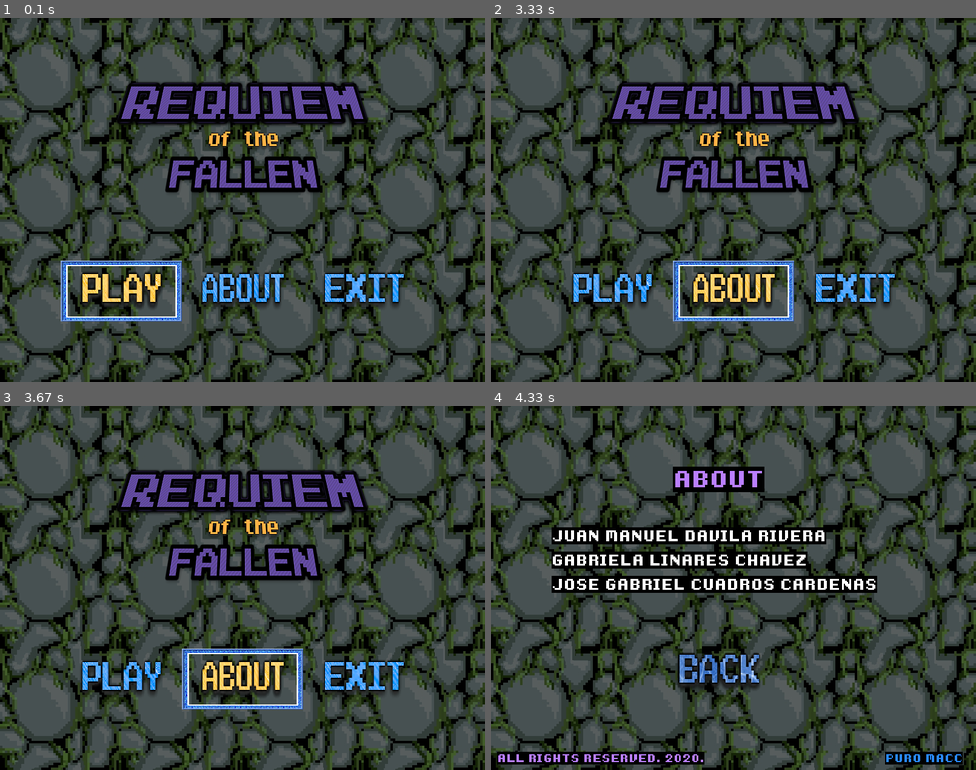
Above: before the commit, frames 1-4 (two rows, left to right).
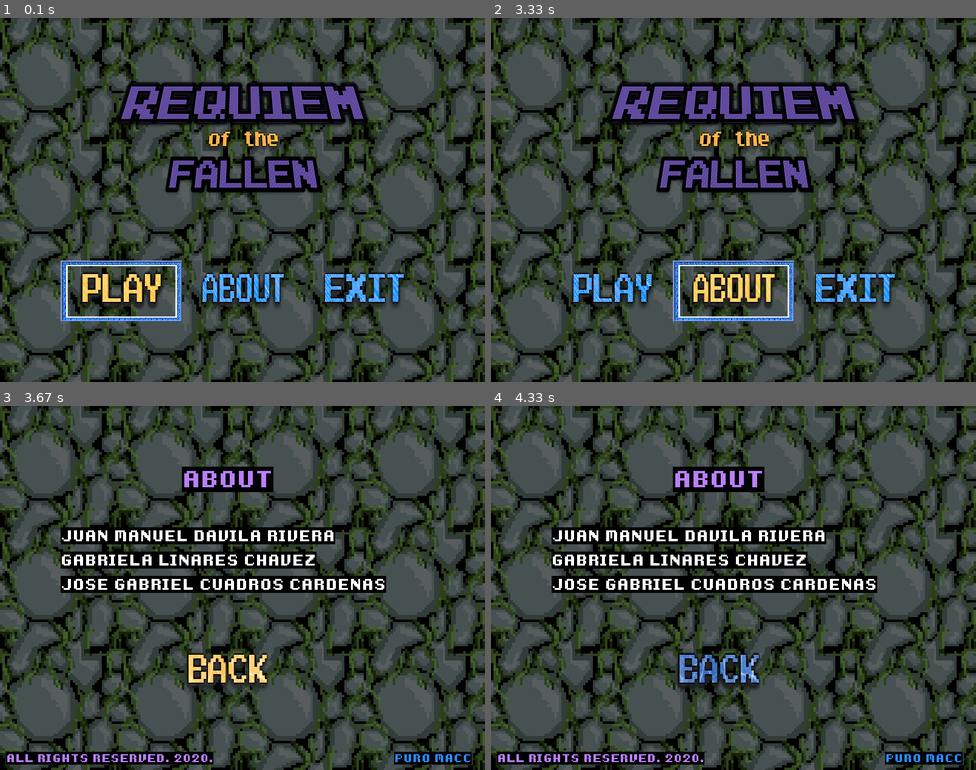
Above: after the commit, the same moments.

Repository: Gabo-TheCreator/MACC_ProyectoProgramacion2020-1
Game: pygame game, started from REQUIEM OF THE FALLEN/main.py
The game is run twice, just before and just after one commit, with the same random seed, the same clock (stepped at 60 frames per second) and the same inputs.
Inputs:
- Up to frame 1 (0.1 s): no input
- Up to frame 2 (3.33 s): hold Right 0.33-0.8 s; hold Right 0.83-1.38 s; hold Left 1.42-2.05 s; hold Left 2.08-2.75 s; hold Right from 2.78 s (still down)
- Up to frame 3 (3.67 s): release Right at 3.47 s; tap Enter at 3.5 s
- Up to frame 4 (4.33 s): tap Enter at 4.3 s

Frames 1-2 are identical in both runs. In frame 3, 20% of the frame differs, in the area x 1-98%, y 16-99%; in frame 4, nothing differs.

Commit message:
Fixes
>Makes a direct route into the main menu

Diff:
--- a/REQUIEM OF THE FALLEN/MainManager.py
+++ b/REQUIEM OF THE FALLEN/MainManager.py
@@ -40,10 +40,6 @@
 
     def startGameSession(self):
         while self.session:
-            event = pygame.event.wait()
-            if event.type == pygame.QUIT:
-                self.finishGameSession()
-
             thisState = self.screenState
             thisWindow = self.screen
             screens = Enums.Screens
--- a/REQUIEM OF THE FALLEN/about.py
+++ b/REQUIEM OF THE FALLEN/about.py
@@ -23,29 +23,30 @@
 
     def loadView(self):
         # Initialize
+
+        self.screen.blit(self.common.bg_tit, (0, 0))
+
+        drawText(self.screen, "ABOUT", (300, 100), self.cons.colors.lightPurple, self.cons.colors.trasparent, 60, 2, Enums.TextAnimations.typewriter)
+        drawText(self.screen, "JUAN MANUEL DAVILA RIVERA", (100, 200), self.cons.colors.white, self.cons.colors.trasparent, 40, 1, Enums.TextAnimations.typewriter)
+        drawText(self.screen, "GABRIELA LINARES CHAVEZ", (100, 240), self.cons.colors.white, self.cons.colors.trasparent, 40, 1, Enums.TextAnimations.typewriter)
+        drawText(self.screen, "JOSE GABRIEL CUADROS CARDENAS", (100, 280), self.cons.colors.white, self.cons.colors.trasparent, 40, 1, Enums.TextAnimations.typewriter)
+        drawText(self.screen, "ALL RIGHTS RESERVED. 2020.", (10, 570), self.cons.colors.lightPurple, self.cons.colors.trasparent, 30, 1, Enums.TextAnimations.none)
+        drawText(self.screen, "PURO MACC", (650, 570), self.cons.colors.cyan, self.cons.colors.trasparent, 30, 1, Enums.TextAnimations.none)
+        self.screen.blit(Common.BACK_s, (300, 400))
+        pygame.display.update()
+
+        # Clear all the queued elements that were loaded in the mean while the text was getting drawed
+        pygame.event.clear()
+
+
         while True:
-            self.screen.blit(self.common.bg_tit, (0, 0))
-
-            drawText(self.screen, "ABOUT", (300, 100), self.cons.colors.lightPurple, self.cons.colors.trasparent, 60, 2, Enums.TextAnimations.typewriter)
-            drawText(self.screen, "JUAN MANUEL DAVILA RIVERA", (100, 200), self.cons.colors.white, self.cons.colors.trasparent, 40, 1, Enums.TextAnimations.typewriter)
-            drawText(self.screen, "GABRIELA LINARES CHAVEZ", (100, 240), self.cons.colors.white, self.cons.colors.trasparent, 40, 1, Enums.TextAnimations.typewriter)
-            drawText(self.screen, "JOSE GABRIEL CUADROS CARDENAS", (100, 280), self.cons.colors.white, self.cons.colors.trasparent, 40, 1, Enums.TextAnimations.typewriter)
-            drawText(self.screen, "ALL RIGHTS RESERVED. 2020.", (10, 570), self.cons.colors.lightPurple, self.cons.colors.trasparent, 30, 1, Enums.TextAnimations.none)
-            drawText(self.screen, "PURO MACC", (650, 570), self.cons.colors.cyan, self.cons.colors.trasparent, 30, 1, Enums.TextAnimations.none)
-            self.screen.blit(Common.BACK_s, (300, 400))
-            pygame.display.update()
-
-            # Clear all the queued elements that were loaded in the mean while the text was getting drawed
-            pygame.event.clear()
-
-            event = pygame.event.wait()
-            if event.type == KEYDOWN:
-                key = event.key
-                if key == K_RETURN:
-                    self.screen.blit(Common.BACK_n, (300, 400))
-                    Common.exit_sfx.play()
-                    if self.redirectToScreen(0):
-                        break
+            pygame.event.wait()
+            key = pygame.key.get_pressed()
+            if key[pygame.K_RETURN]:
+                self.screen.blit(Common.BACK_n, (300, 400))
+                Common.exit_sfx.play()
+                if self.redirectToScreen(0):
+                    break
 
     def loadData(self):
         print("loadData")
